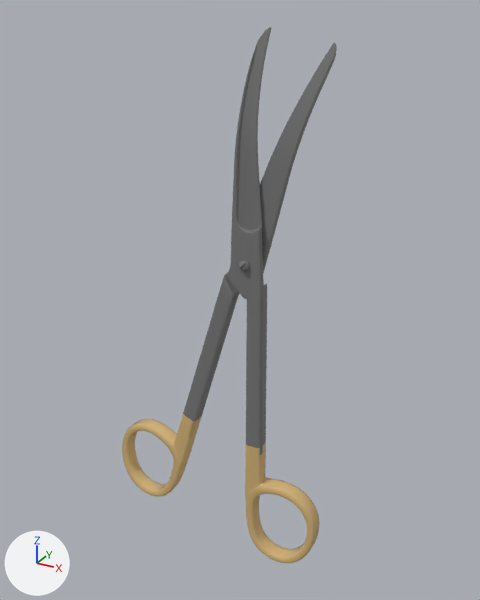
The FBX model VirtualTools/Assets/Models/Instruments/Metzembaum scissors.fbx: old version first, new version second.
Camera for both pictures: a camera (50 mm lens) standing at (0.237, -0.468, 0.221) and looking at (-0.026, 0.01, -0.018). Every picture has the same lights, and +X, +Y and +Z are marked at lower left.

Names of what the first picture shows: '17219_Mayo_scissors_new'.
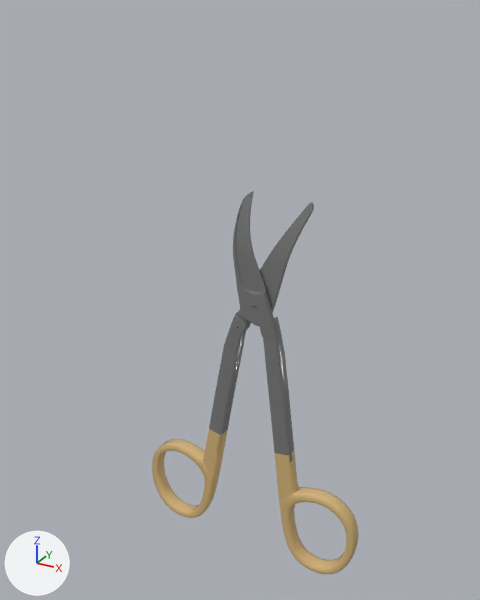
Changed parts and their boxes (x1, y1, x2, y2) in the pictures (480 x 600 px; the box of a moved part takes in the faces that stretch with it):
```json
{"object": "17219_Mayo_scissors_new", "change": "reshaped, moved, turned", "before": [122, 27, 337, 563], "after": [152, 191, 358, 574]}
{"part": 1, "of": "me_mesh", "change": "moved or reshaped", "before": [239, 260, 250, 271], "after": [251, 304, 258, 308]}
{"part": 2, "of": "me_mesh", "change": "moved or reshaped", "before": [197, 27, 337, 401], "after": [218, 191, 314, 407]}
```

Scene script edits in JSON lines:
```json
{"block": "me_mesh", "where": "# used by ob_17219_mayo_scissors_new; location = (0.0, 0.0, 0.0); scale = (0.0254, 0.0254, 0.0254)"}
{"op": "remove", "block": "me_mesh", "code": "me_mesh.from_pydata(...)  # 14266 vertices, 28528 faces; spans x -6.1..2.7, y -0.9..1.1, z -10.8..8.2"}
{"op": "add", "block": "me_mesh", "code": "me_mesh.from_pydata(...)  # 14266 vertices, 28521 faces; spans x -6.1..2.7, y -0.7..1.0, z -10.8..3.3"}
{"block": "me_mesh", "change": "me_mesh part 1: the loose piece of 938 vertices spanning x -0.4..-0.1, y -0.9..0.0, z 0.9..1.3 is scaled about its middle by (0.983, 0.744, 0.498), then moved by (-0.2, 0.1, -1.3)"}
{"block": "me_mesh", "change": "me_mesh part 2: 9850 of 14266 vertices moved; they spanned x -1.8..1.8, y -0.7..1.1, z -2.6..8.2 and now span x -1.8..1.3, y -0.7..1.0, z -2.6..3.3; mean shift (-0.4, 0.0, -3.3); largest move (-0.3, 0.9, 8.2) -> (-0.9, 0.8, 3.3)"}
{"op": "set", "path": "ob_17219_mayo_scissors_new.location", "old": "(0.0, 0.0, 0.0)", "new": "(0.0116, 0.0, 0.0)"}
{"op": "set", "path": "ob_17219_mayo_scissors_new.rotation_euler", "old": "(0.0, 0.0, 0.0)", "new": "(0.0, -0.119, 0.0)", "note": "degrees (0, 0, 0) -> degrees (0, -6.8, 0)"}
```
